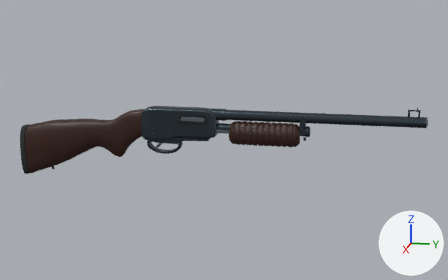
The glTF model game/assets/shop-weapons/linbei.glb, before and after one commit.
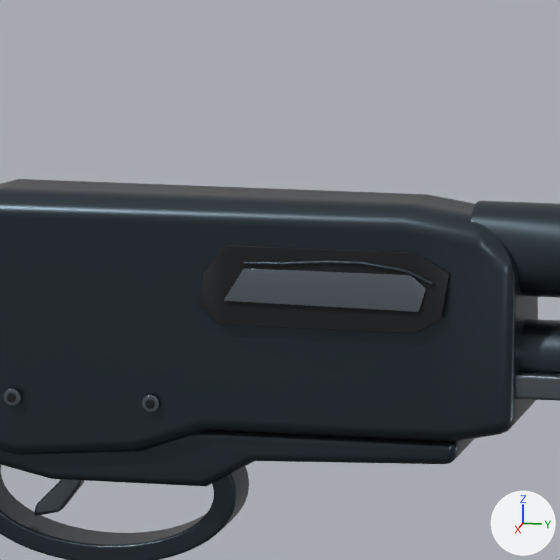
Each version is shown whole from a 50 mm lens placed at (1.483, 0.477, 0.365), pointed at (-0.008, 0.179, -0.008), then close up on the part from 34% to 49% of the width and 30% to 55% of the height. The lights are fixed; the arrows at lower right show +X, +Y and +Z. The older version's two pictures come first. Where no turn or scale is listed for an object, it has been applied to the vertices. Vertices at exactly the same position are counted once.

Names of what the first close-up shows: 'Lin_Bei_RenderMesh'.
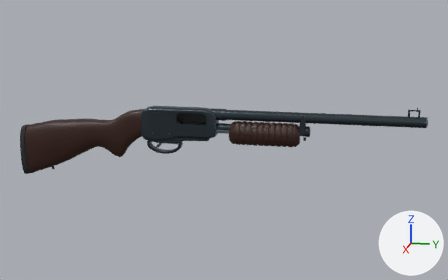
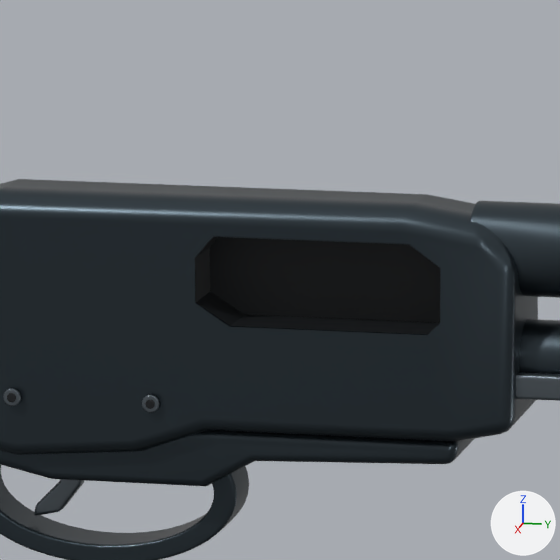
Where the change shows, as pixel boxes [x1, y1, x2, y2] in the close-ups (560 x 560 px; the box of a moved part takes in the faces that stretch with it):
part 1 of me_hand_shaped_solid_walnut_stock_001, added (black)
    after: [195, 236, 440, 334]
part 2 of me_hand_shaped_solid_walnut_stock_001, deleted
    before: [243, 260, 433, 285]
part 3 of me_hand_shaped_solid_walnut_stock_001, deleted
    before: [224, 268, 426, 312]
part 4 of me_hand_shaped_solid_walnut_stock_001, moved or reshaped
    before: [3, 202, 560, 516]
    after: [0, 202, 560, 516]

What changed in the scene script:
```text
Change me_hand_shaped_solid_walnut_stock_001:
    used by ob_lin_bei_rendermesh; location = (0.0, 0.0, 0.0)
    remove me_hand_shaped_solid_walnut_stock_001.from_pydata(...)  # 9450 vertices, 18430 faces; spans x -0.028..0.028, y -0.367..0.663, z -0.125..0.073
    add me_hand_shaped_solid_walnut_stock_001.from_pydata(...)  # 9315 vertices, 18148 faces; spans x -0.028..0.028, y -0.367..0.663, z -0.125..0.073
    me_hand_shaped_solid_walnut_stock_001 part 1: a new loose piece of 16 vertices spanning x 0.002..0.019, y 0.062..0.14, z 0.035..0.063, in mat_05_dark_visual_recess (black #0d1216)
    me_hand_shaped_solid_walnut_stock_001 part 2: the loose piece of 70 vertices spanning x 0.02..0.022, y 0.078..0.138, z 0.051..0.057 is deleted
    me_hand_shaped_solid_walnut_stock_001 part 3: the loose piece of 33 vertices spanning x 0.02..0.023, y 0.072..0.136, z 0.043..0.054 is deleted
    me_hand_shaped_solid_walnut_stock_001 part 4: 273 vertices moved within x -0.024..0.024, y -0.014..0.211, z -0.033..0.073; 73 vertices removed from x 0.019..0.023, y 0.064..0.143, z 0.036..0.061; 25 vertices added at x 0.018..0.022, y 0.017..0.157, z 0.006..0.066
    other edits to the shape of me_hand_shaped_solid_walnut_stock_001 do not show in these pictures
```
